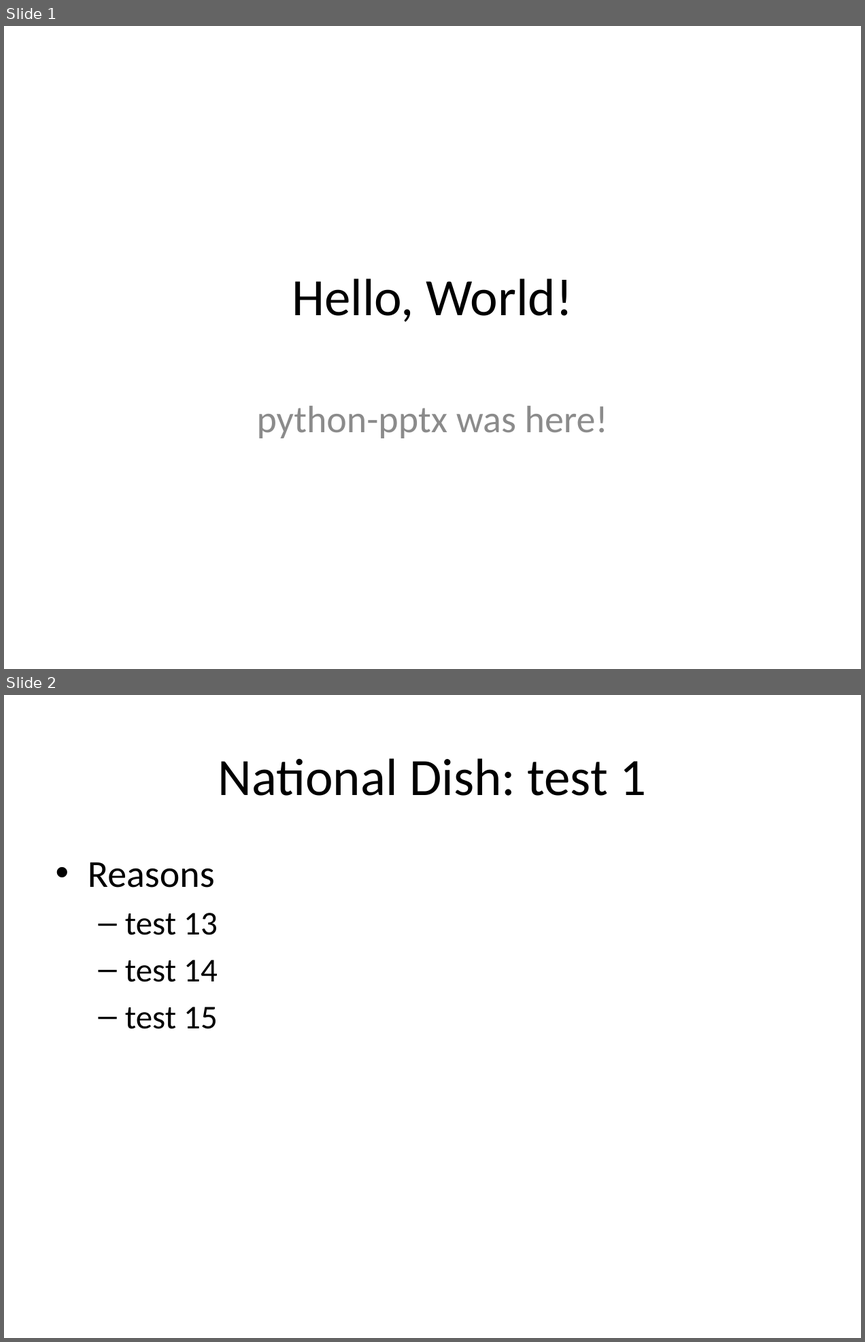
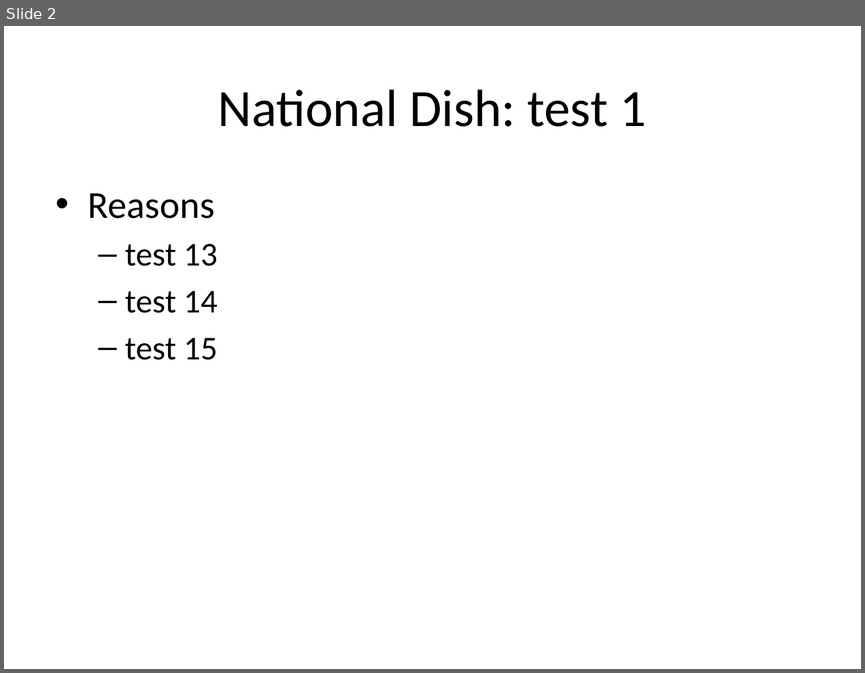
Before and after one commit to chrismjacobs/lms-master, a slide deck: ChrisND.pptx. Shown one above the other, each under a label of ours: slides 1 and 2 before the commit, slide 2 after it. The pictures are 865x1342 and 865x673 pixels, drawn with LibreOffice and Linux fonts; fonts in the diff are those of the drawing. Boxes give left, top, right and bottom in pixels: in the first picture for what was removed or moved away, otherwise in the second. Text is boxed around its words. In the diff, an @@ line names an element or a change of style, - is before the commit and + after.

```diff
--- a/ChrisND.pptx
+++ b/ChrisND.pptx
@@ slide 1 removed at bbox=[4, 26, 861, 669], background #FFFFFF @@
@@ title removed at bbox=[292, 278, 572, 322] @@
-Hello, World!
@@ subtitle removed at bbox=[257, 405, 608, 438] @@
-python-pptx was here!
```
Also in this commit, not shown: 3 slides changed, 2 slides added, 5 other files.
